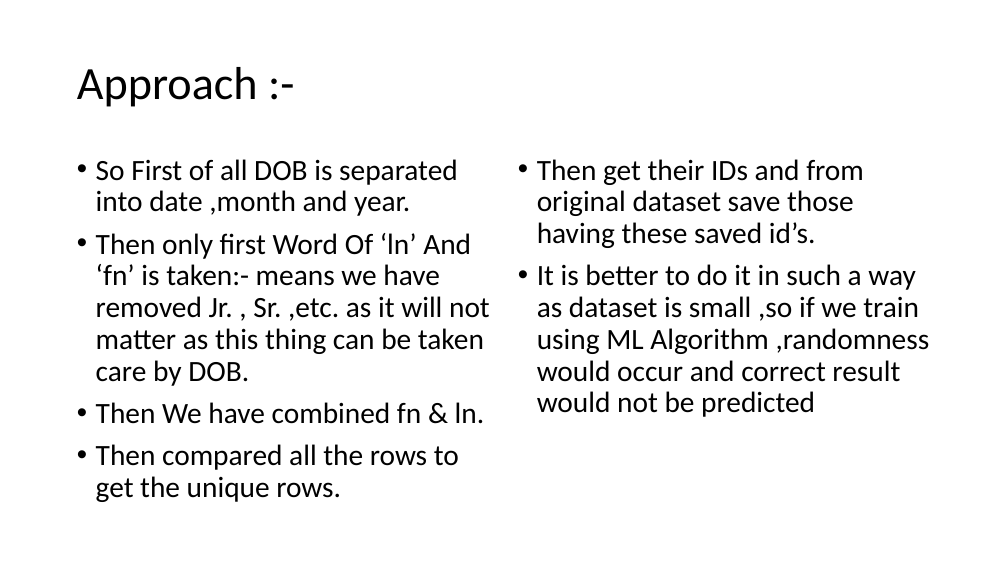
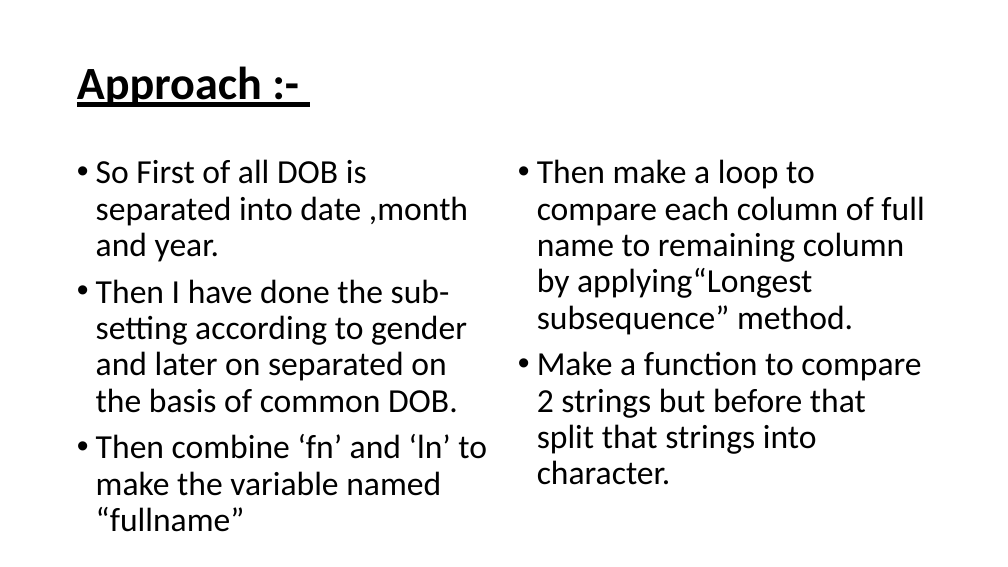
Before and after one commit to Aabhaskarnawat/Data-science-projects, a slide deck: slide 2 of INNOVACCER/PPT.pptx. Drawn at 1008x567 pixels with LibreOffice and Linux fonts; fonts in the diff are those of the drawing. Boxes give left, top, right and bottom in pixels: in the first picture for what was removed or moved away, otherwise in the second. Text is boxed around its words. In the diff, an @@ line names an element or a change of style, - is before the commit and + after.

```diff
--- a/INNOVACCER/PPT.pptx
+++ b/INNOVACCER/PPT.pptx
@@ title "Approach :-" at [77, 66, 262, 107]: bold on, underline on @@
@@ text at [96, 159, 468, 262]: size 28 to 32 pt in "So First of all DOB is separated ..." @@
@@ text at [537, 159, 924, 485]: text changed; size 28 to 32 pt @@
-• Then get their IDs and from original dataset save those having these saved id’s.
-• It is better to do it in such a way as dataset is small ,so if we train using ML Algorithm ,randomness would occur and correct result would not be predicted
+• Then make a loop to compare each column of full name to remaining column by applying“Longest subsequence” method.
+• Make a function to compare 2 strings but before that split that strings into character.
@@ text at [96, 279, 487, 496]: text changed; size 28 to 32 pt @@
-• Then only first Word Of ‘ln’ And ‘fn’ is taken:- means we have removed Jr. , Sr. ,etc. as it will not matter as this thing can be taken care by DOB.
-• Then We have combined fn & ln.
-• Then compared all the rows to get the unique rows.
+• Then I have done the sub-setting according to gender and later on separated on the basis of common DOB.
+• Then combine ‘fn’ and ‘ln’ to make the variable named “fullname”
```
Also in this commit, not shown: 1 other slide changed, 1 slide removed, 3 other files.
